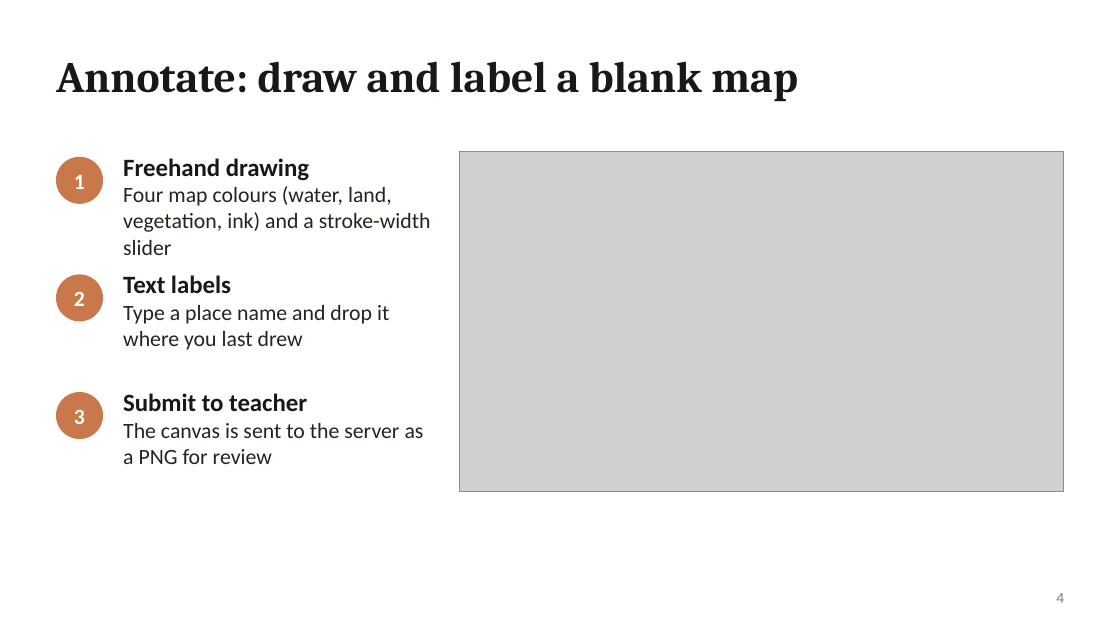
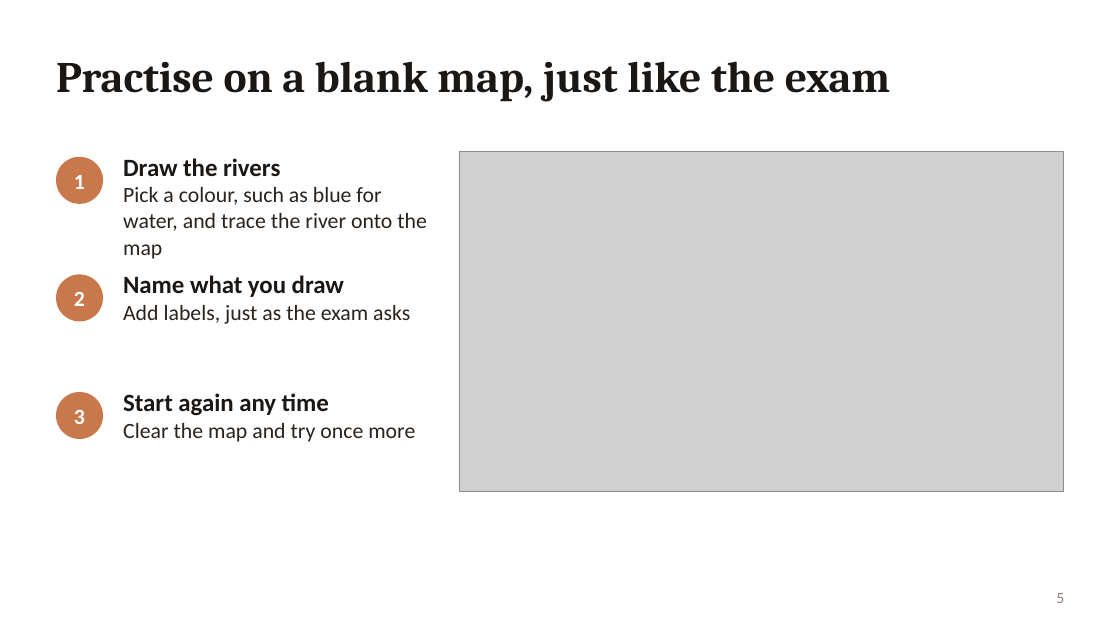
Before and after one commit to Aaryachandra/Terrateach, a slide deck: slide 5 of docs/TerraTeach.pptx (slide 4 before the commit). Drawn at 1120x630 pixels with LibreOffice and Linux fonts; fonts in the diff are those of the drawing; grey boxes stand for pictures. Boxes give left, top, right and bottom in pixels: in the first picture for what was removed or moved away, otherwise in the second. Text is boxed around its words. In the diff, an @@ line names an element or a change of style, - is before the commit and + after.

```diff
--- a/docs/TerraTeach.pptx
+++ b/docs/TerraTeach.pptx
@@ title at (x1=56, y1=61, x2=890, y2=102): text changed @@
-Annotate: draw and label a blank map
+Practise on a blank map, just like the exam
@@ text at (x1=123, y1=158, x2=427, y2=259): text changed @@
-Freehand drawing
-Four map colours (water, land, vegetation, ink) and a stroke-width slider
+Draw the rivers
+Pick a colour, such as blue for water, and trace the river onto the map
@@ text at (x1=123, y1=275, x2=410, y2=324): text changed @@
-Text labels
-Type a place name and drop it where you last drew
+Name what you draw
+Add labels, just as the exam asks
@@ text at (x1=123, y1=393, x2=415, y2=442): text changed @@
-Submit to teacher
-The canvas is sent to the server as a PNG for review
+Start again any time
+Clear the map and try once more
@@ page number at (x1=1056, y1=593, x2=1064, y2=603): text changed @@
-4
+5
```
Also in this commit, not shown: 2 other slides changed, 6 slides added, 5 slides removed.
